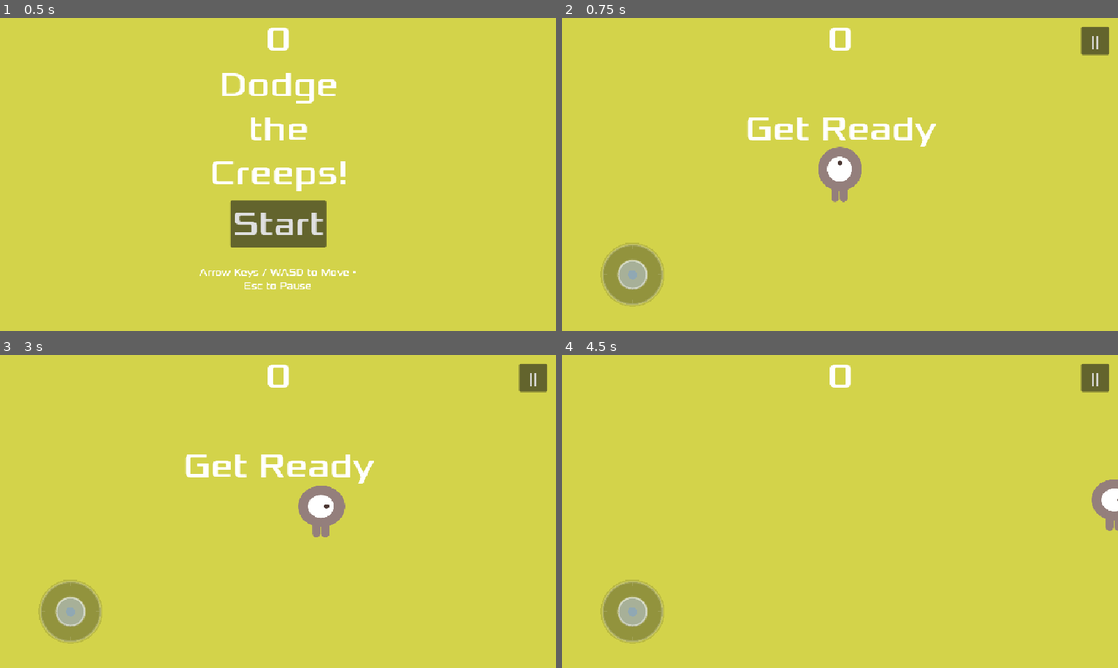
Above: before the commit, frames 1-4 (two rows, left to right).
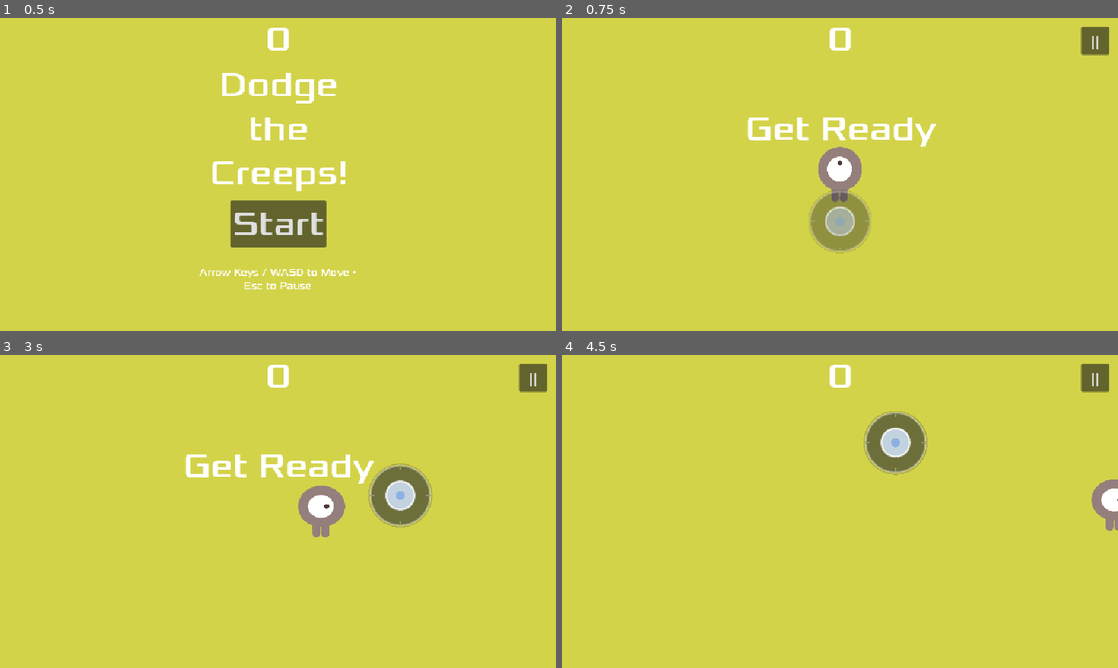
Above: after the commit, the same moments.

Repository: Rishabh-Chhangani/Dodge-The-Creeps
Game: Godot game, scene res://Scene/main.tscn
Same seed, same stepped clock (60 frames per second), same inputs: the game is played once before the commit and once after it. Sound files missing from this copy of the repository are replaced by a short silence.
Inputs (mouse positions are in pixels of both pictures, inside the frame that each line leads up to):
- Up to frame 1 (0.5 s): no input
- Up to frame 2 (0.75 s): click "Start" at 0.5 s
- Up to frame 3 (3 s): click "||" at 1.25 s; click "Restart" at 2 s; tap Enter at 2.75 s; move the mouse to (400, 495) at 2.77 s; hold Right (move_right) from 2.78 s (still down); click (400, 495) at 2.92 s
- Up to frame 4 (4.5 s): release Right (move_right) at 3.5 s; drag from (728, 527) to (990, 505) at 3.52 s; move the mouse to (895, 442) at 4.27 s; hold Right (move_right) from 4.28 s (still down); click (895, 442) at 4.42 s

Frame 1 is identical in both runs. In frame 2, 3.5% of the frame differs, in the area x 6-56%, y 55-93%; in frame 3, 3.6%; in frame 4, 3.6%, in the area x 6-66%, y 18-93%.

Commit message:
feat: add Voodoo-style centered virtual joystick and automated release task pipeline

Diff:
--- a/script/virtual_joystick.gd
+++ b/script/virtual_joystick.gd
@@ -28,11 +28,17 @@
 
 func _update_default_position() -> void:
 	var viewport_size: Vector2 = get_viewport_rect().size
-	# Ergonomic bottom-left resting spot for mobile portrait & landscape
-	default_position = Vector2(
-		clampf(viewport_size.x * 0.22, 65.0, 130.0),
-		viewport_size.y - clampf(viewport_size.y * 0.18, 90.0, 150.0)
-	)
+	# Voodoo style: positioned in the middle of the portrait screen
+	if viewport_size.y >= viewport_size.x:
+		default_position = Vector2(
+			viewport_size.x * 0.5,
+			viewport_size.y * 0.58
+		)
+	else:
+		default_position = Vector2(
+			viewport_size.x * 0.5,
+			viewport_size.y * 0.65
+		)
 	if not is_active:
 		base_position = default_position
 		tip_position = default_position
@@ -48,16 +54,17 @@
 		return
 
 	var viewport_size: Vector2 = get_viewport_rect().size
+	var top_margin: float = 75.0 # Protect top-bar HUD / pause button
 
 	if event is InputEventScreenTouch:
 		if event.pressed:
-			# Touch started in the left/lower interactive steering zone
-			if touch_id == -1 and event.position.x <= viewport_size.x * 0.65 and event.position.y >= viewport_size.y * 0.35:
+			# Voodoo-style full screen steering: anywhere below top HUD header
+			if touch_id == -1 and event.position.y >= top_margin:
 				touch_id = event.index
 				is_active = true
 				base_position = Vector2(
-					clampf(event.position.x, base_radius + 12.0, viewport_size.x * 0.65),
-					clampf(event.position.y, viewport_size.y * 0.35, viewport_size.y - base_radius - 12.0)
+					clampf(event.position.x, base_radius + 8.0, viewport_size.x - base_radius - 8.0),
+					clampf(event.position.y, top_margin + base_radius, viewport_size.y - base_radius - 8.0)
 				)
 				tip_position = event.position
 				_update_output()
@@ -78,10 +85,13 @@
 	# Mouse fallback for testing in Godot editor or desktop
 	elif event is InputEventMouseButton and event.button_index == MOUSE_BUTTON_LEFT:
 		if event.pressed:
-			if touch_id == -1 and event.position.x <= viewport_size.x * 0.65 and event.position.y >= viewport_size.y * 0.35:
+			if touch_id == -1 and event.position.y >= top_margin:
 				touch_id = 999
 				is_active = true
-				base_position = event.position
+				base_position = Vector2(
+					clampf(event.position.x, base_radius + 8.0, viewport_size.x - base_radius - 8.0),
+					clampf(event.position.y, top_margin + base_radius, viewport_size.y - base_radius - 8.0)
+				)
 				tip_position = event.position
 				_update_output()
 				queue_redraw()
@@ -125,12 +135,12 @@
 	if not visible:
 		return
 
-	# Outer base circle (Minecraft / CODM semi-transparent style)
-	var base_alpha: float = 0.45 if is_active else 0.25
+	# Outer base circle (Voodoo / hypercasual modern aesthetic)
+	var base_alpha: float = 0.45 if is_active else 0.28
 	# Outer subtle shadow
-	draw_circle(base_position, base_radius + 4.0, Color(0.0, 0.0, 0.0, base_alpha * 0.5))
+	draw_circle(base_position, base_radius + 4.0, Color(0.0, 0.0, 0.0, base_alpha * 0.4))
 	# Base disc
-	draw_circle(base_position, base_radius, Color(0.12, 0.14, 0.20, base_alpha))
+	draw_circle(base_position, base_radius, Color(0.12, 0.14, 0.22, base_alpha))
 	# Outer ring border
 	draw_arc(base_position, base_radius, 0.0, TAU, 36, Color(1.0, 1.0, 1.0, base_alpha * 0.8), 2.5, true)
 
--- a/tests/test_player.gd
+++ b/tests/test_player.gd
@@ -53,4 +53,6 @@
 	runner.root.add_child(hud)
 	runner.assert_true(hud.has_node("VirtualJoystick"), "HUD contains VirtualJoystick node")
 	runner.assert_true(hud.has_signal("joystick_moved"), "HUD emits joystick_moved signal")
+	var joystick = hud.get_node("VirtualJoystick")
+	runner.assert_eq(joystick.default_position.x, joystick.get_viewport_rect().size.x * 0.5, "Joystick is centered horizontally in middle of screen")
 	hud.queue_free()
Not shown, changed: .github/workflows/build-and-release.yml
Not shown, changed: docs/CHAT STORE.md
Not shown, added: scripts/release.bat
Not shown, added: scripts/release.ps1
